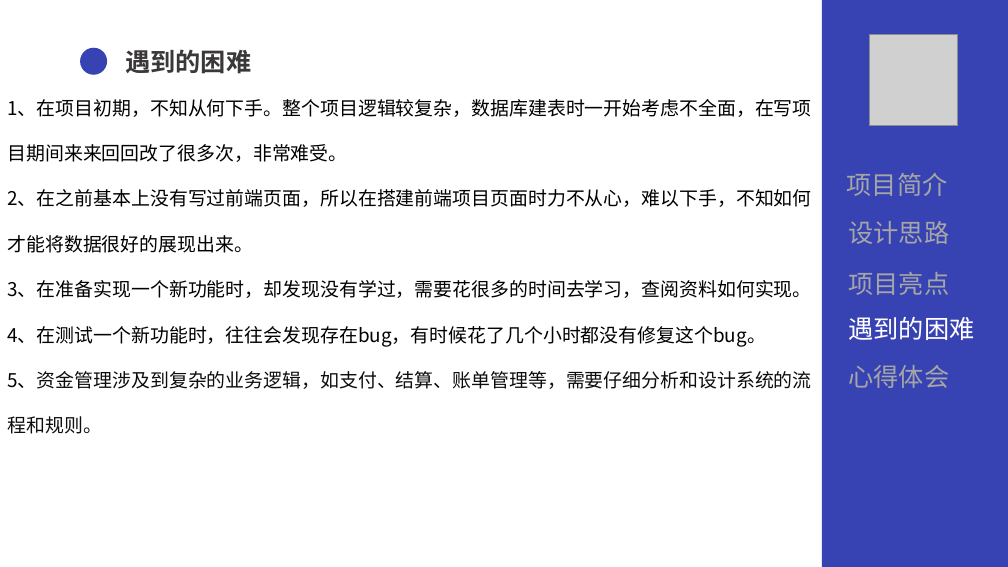
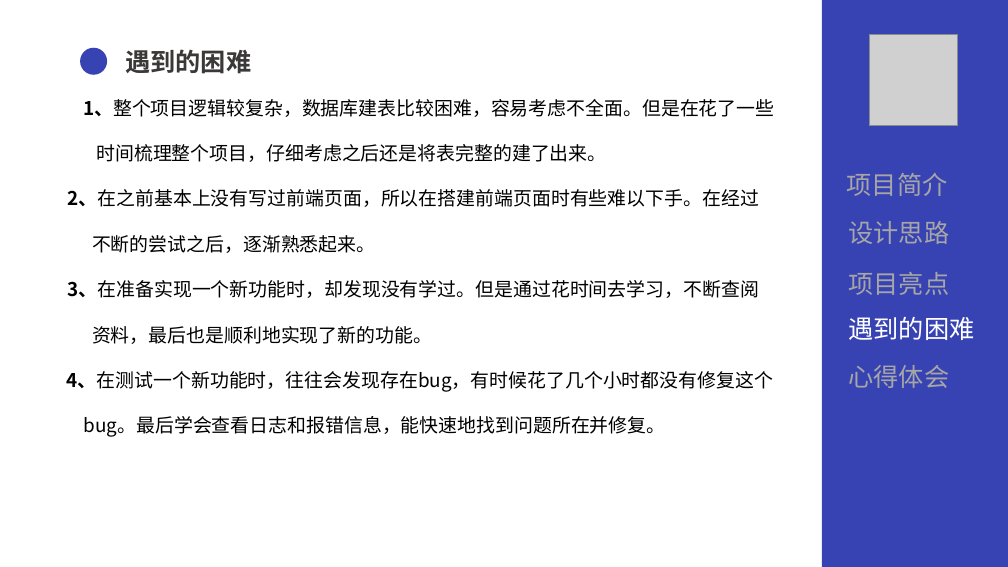
Before and after one commit to fjm0126/Qg-MoneySystem, a slide deck: slide 14 of doucument/QG答辩.pptx. Drawn at 1008x567 pixels with LibreOffice and Linux fonts; fonts in the diff are those of the drawing; grey boxes stand for pictures. Boxes give left, top, right and bottom in pixels: in the first picture for what was removed or moved away, otherwise in the second. Text is boxed around its words. In the diff, an @@ line names an element or a change of style, - is before the commit and + after.

```diff
--- a/doucument/QG答辩.pptx
+++ b/doucument/QG答辩.pptx
@@ text at (67, 99, 775, 437): text changed @@
-1、在项目初期，不知从何下手。整个项目逻辑较复杂，数据库建表时一开始考虑不全面，在写项
-目期间来来回回改了很多次，非常难受。
-2、在之前基本上没有写过前端页面，所以在搭建前端项目页面时力不从心，难以下手，不知如何
-才能将数据很好的展现出来。
-3、在准备实现一个新功能时，却发现没有学过，需要花很多的时间去学习，查阅资料如何实现。
-4、在测试一个新功能时，往往会发现存在bug，有时候花了几个小时都没有修复这个bug。
-5、资金管理涉及到复杂的业务逻辑，如支付、结算、账单管理等，需要仔细分析和设计系统的流
-程和规则。
+1、整个项目逻辑较复杂，数据库建表比较困难，容易考虑不全面。但是在花了一些
+时间梳理整个项目，仔细考虑之后还是将表完整的建了出来。
+2、在之前基本上没有写过前端页面，所以在搭建前端页面时有些难以下手。在经过
+不断的尝试之后，逐渐熟悉起来。
+3、在准备实现一个新功能时，却发现没有学过。但是通过花时间去学习，不断查阅
+资料，最后也是顺利地实现了新的功能。
+4、在测试一个新功能时，往往会发现存在bug，有时候花了几个小时都没有修复这个
+bug。最后学会查看日志和报错信息，能快速地找到问题所在并修复。
```
Also in this commit, not shown: 10 other slides changed, 1 other file.
